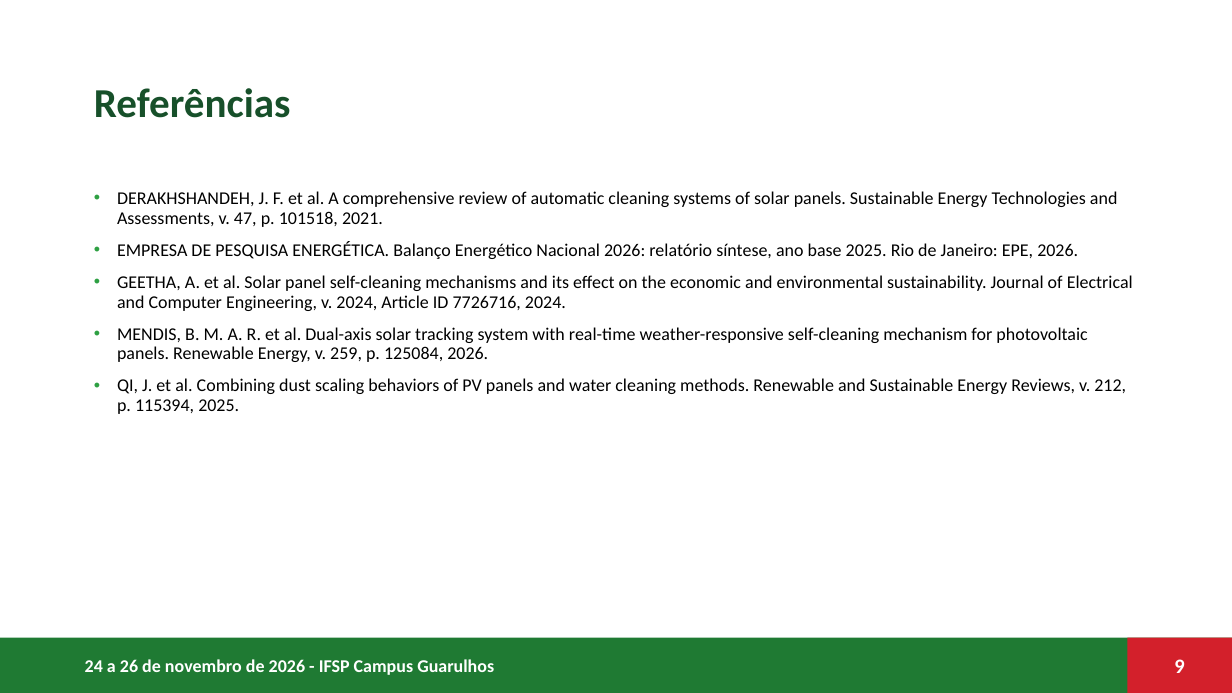
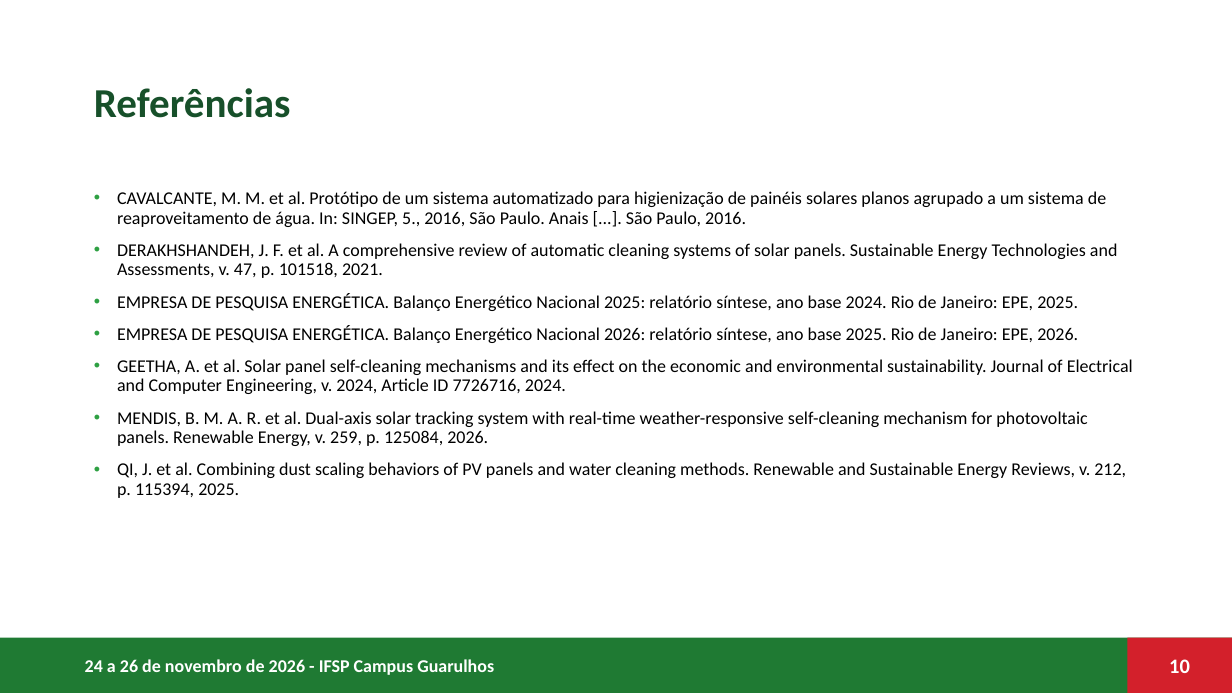
Before and after one commit to RukasuDesuu/auto-cleaning-solar-panel, a slide deck: slide 10 of docs/Presentations/ASCM_CONICT_2026.pptx (slide 9 before the commit). Drawn at 1232x693 pixels with LibreOffice and Linux fonts; fonts in the diff are those of the drawing; background and template pictures are left out. Boxes give left, top, right and bottom in pixels: in the first picture for what was removed or moved away, otherwise in the second. Text is boxed around its words. In the diff, an @@ line names an element or a change of style, - is before the commit and + after.

```diff
--- a/docs/Presentations/ASCM_CONICT_2026.pptx
+++ b/docs/Presentations/ASCM_CONICT_2026.pptx
@@ text at box(117, 191, 1106, 227): paragraph added @@
+• CAVALCANTE, M. M. et al. Protótipo de um sistema automatizado para higienização de painéis solares planos agrupado a um sistema de reaproveitamento de água. In: SINGEP, 5., 2016, São Paulo. Anais [...]. São Paulo, 2016.
@@ text at box(117, 293, 1078, 311): paragraph added @@
+• EMPRESA DE PESQUISA ENERGÉTICA. Balanço Energético Nacional 2025: relatório síntese, ano base 2024. Rio de Janeiro: EPE, 2025.
@@ page number at box(1169, 659, 1190, 673): text changed @@
-9
+10
```
Also in this commit, not shown: 1 slide added.
